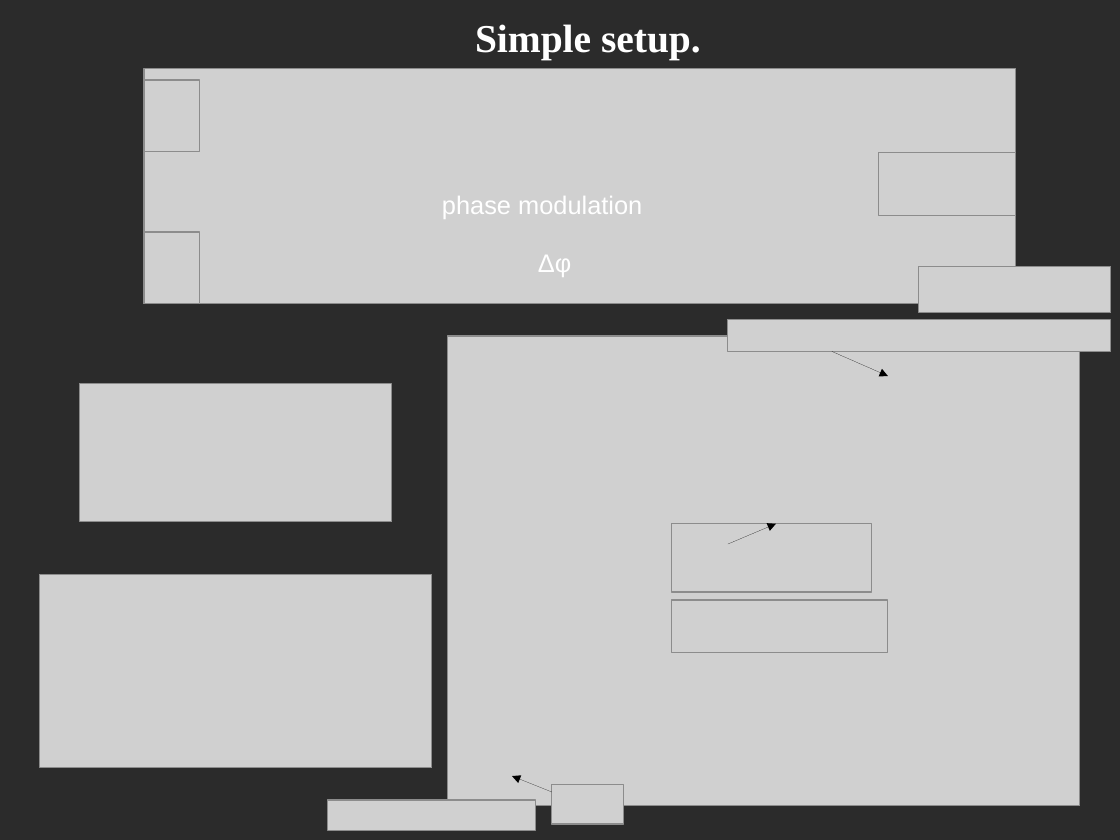
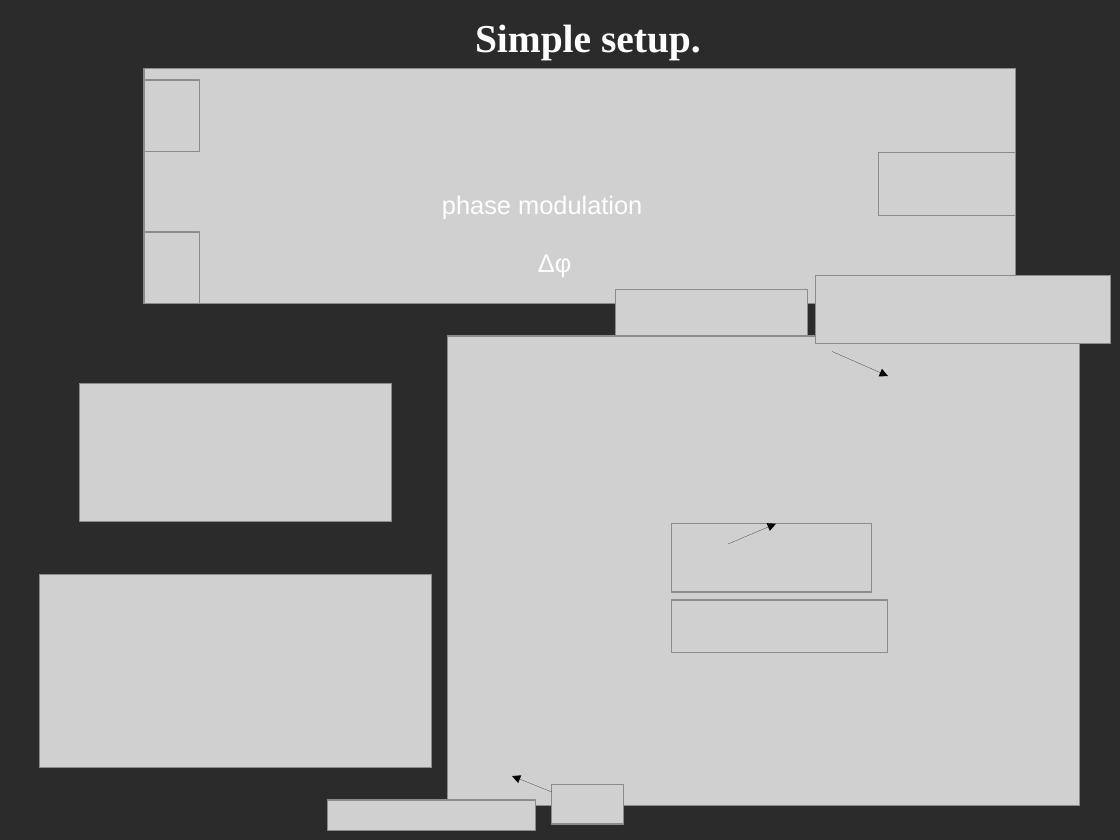
Before and after one commit to matthewR1993/qscheme, a slide deck: slide 3 of results/res3/res3.odp. Drawn at 1120x840 pixels with LibreOffice and Linux fonts; fonts in the diff are those of the drawing; grey boxes stand for pictures; background and template pictures are left out; a plain dark background stands for a picture behind light text. Boxes give left, top, right and bottom in pixels: in the first picture for what was removed or moved away, otherwise in the second. Text is boxed around its words. In the diff, an @@ line names an element or a change of style, - is before the commit and + after.

```diff
--- a/results/res3/res3.odp
+++ b/results/res3/res3.odp
@@ picture: place and size @@
-picture at <box>920,266,1112,313</box>
+picture at <box>616,290,808,336</box>
@@ picture: place and size @@
-picture at <box>729,320,1112,352</box>
+picture at <box>816,275,1111,345</box>
```
Also in this commit, not shown: 5 other files.
